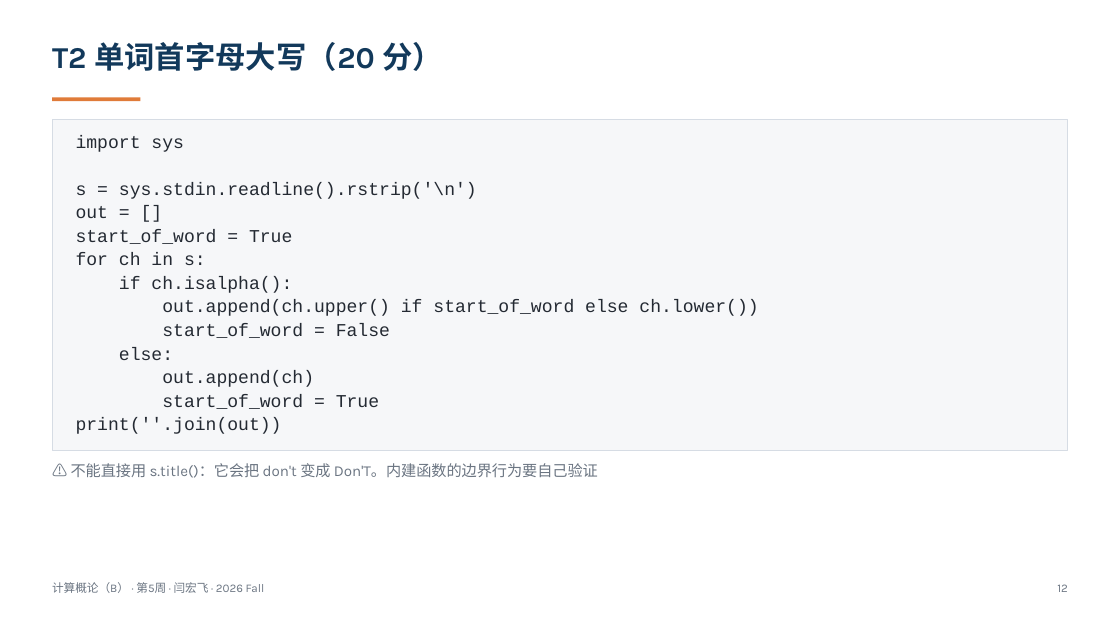
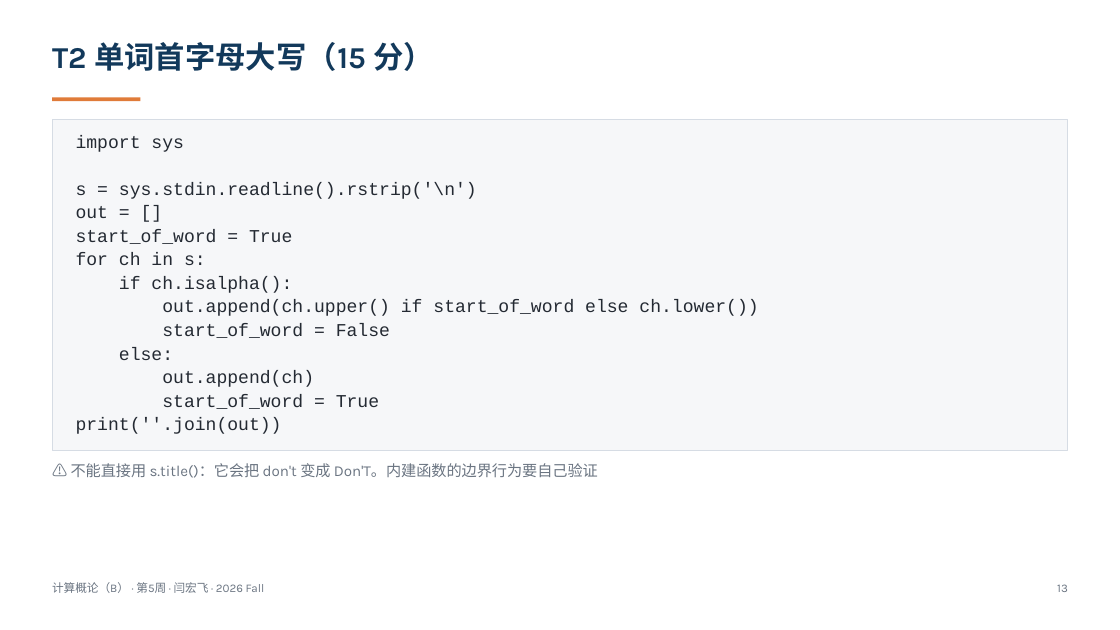
Before and after one commit to GMyhf/2026fall-cs101, a slide deck: slide 13 of courseware/202609_ADS_W05_October_Exam_Review.pptx (slide 12 before the commit). Drawn at 1120x630 pixels with LibreOffice and Linux fonts; fonts in the diff are those of the drawing. Boxes give left, top, right and bottom in pixels: in the first picture for what was removed or moved away, otherwise in the second. Text is boxed around its words. In the diff, an @@ line names an element or a change of style, - is before the commit and + after.

```diff
--- a/courseware/202609_ADS_W05_October_Exam_Review.pptx
+++ b/courseware/202609_ADS_W05_October_Exam_Review.pptx
@@ text at (52,42,435,71): text changed @@
-T2 单词首字母大写（20 分）
+T2 单词首字母大写（15 分）
@@ text at (1057,584,1068,592): text changed @@
-12
+13
```
Also in this commit, not shown: 17 other slides changed, 4 slides added, 32 other files.
